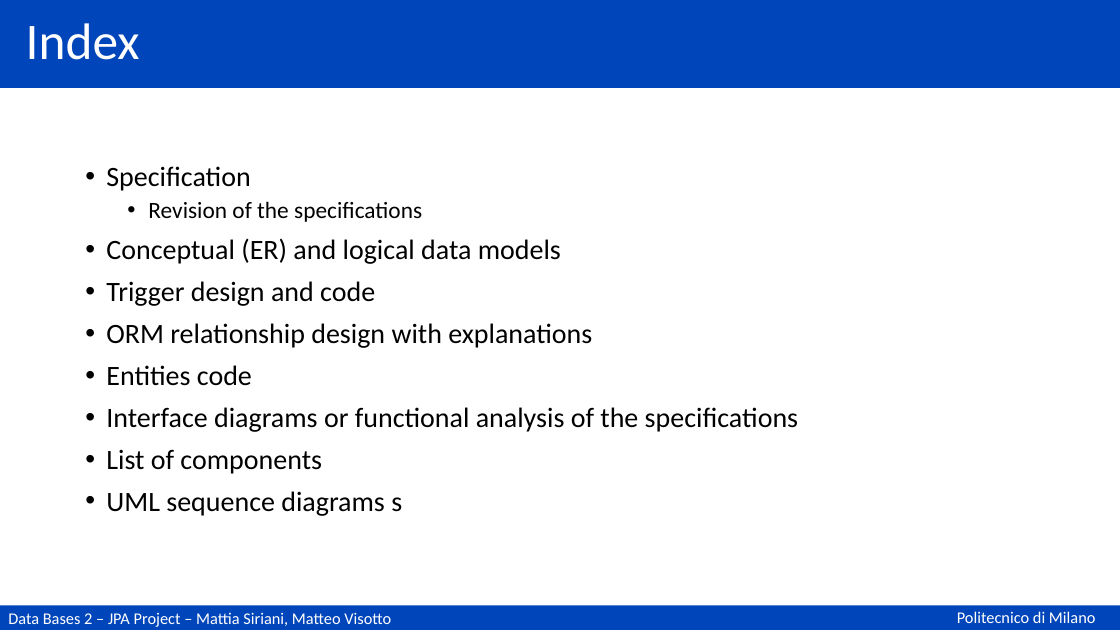
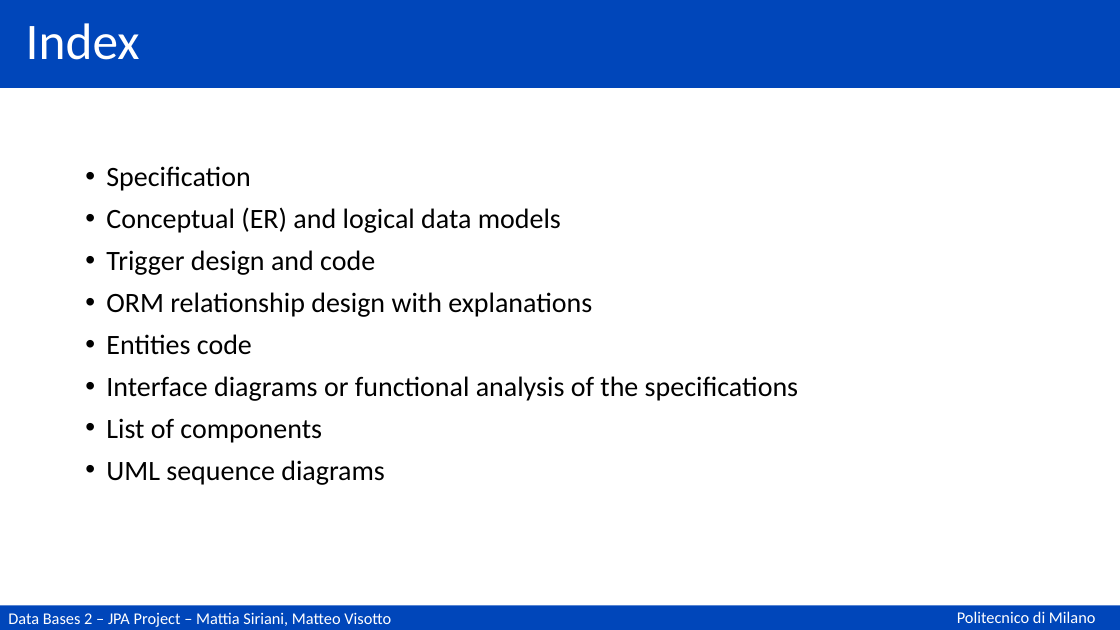
Before and after one commit to matteovisotto/DB2-SirianiVisotto, a slide deck: slide 2 of Documentation.pptx. Drawn at 1120x630 pixels with LibreOffice and Linux fonts; fonts in the diff are those of the drawing. Boxes give left, top, right and bottom in pixels: in the first picture for what was removed or moved away, otherwise in the second. Text is boxed around its words. In the diff, an @@ line names an element or a change of style, - is before the commit and + after.

```diff
--- a/Documentation.pptx
+++ b/Documentation.pptx
@@ text at (148, 201, 422, 222): paragraph removed @@
-  • Revision of the specifications
@@ text at (106, 460, 385, 485): text changed @@
-• UML sequence diagrams s
+• UML sequence diagrams
```
Also in this commit, not shown: 11 other slides changed, 3 other files.
